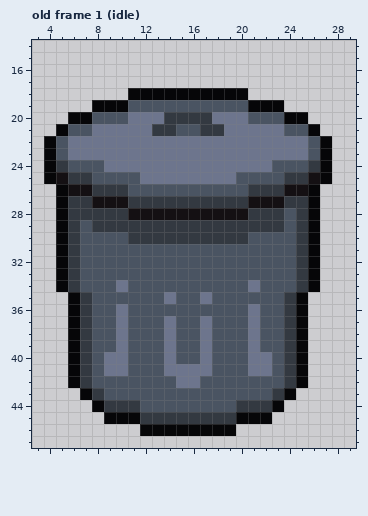
Pixel-art file -- art/trashcan.aseprite. The picture above is the old version.
32x48 pixels, 13 frames. Shown: old frame 1 (idle): x 3..29, y 14..47. The commit also changed other frames, which this record leaves out.
Now the later version:
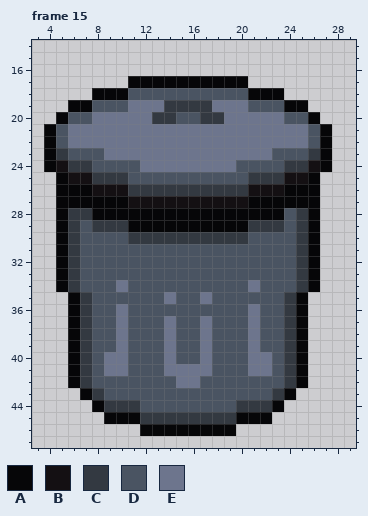
Palette (. is transparent): A #060608  B #141013  C #333941  D #4a5462  E #6d758d
A new or re-ordered frame is compared with the old frame closest to it.
Changes in this commit:
frames 13 -> 22
--- frame 15 is new; against old frame 1 (idle)
@@ x 3..29 @@
 16 ...........................
-17 ...........................
-18 ........AAAAAAAAAA.........
-19 .....AAADDDDDDDDDDAAA......
-20 ...AADDDEEECCCCEEEDDDAA....
-21 ..ADDEEEEECCDDCCEEEEEDDA...
+17 ........AAAAAAAAAA.........
+18 .....AAADDDDDDDDDDAAA......
+19 ...AADDDEEECCCCEEEDDDAA....
+20 ..ADDEEEEECCDDCCEEEEEDDA...
+21 .ADEEEEEEEEEEEEEEEEEEEEDA..
 22 .ADEEEEEEEEEEEEEEEEEEEEDA..
-23 .ADEEEEEEEEEEEEEEEEEEEEDA..
-24 .ACDDDEEEEEEEEEEEEEEDDDCA..
-25 .ABCCDDDDEEEEEEEEDDDDCCBA..
-26 ..ABBCCCDDDDDDDDDDCCCBBA...
-27 ..ACCBBBCCCCCCCCCCBBBCCA...
-28 ..ACCCCCBBBBBBBBBBCCCDCA...
-29 ..ACDCCCCCCCCCCCCCCCCDCA...
+23 .ACDDDEEEEEEEEEEEEEEDDDCA..
+24 .ABCCDDDDEEEEEEEEDDDDCCBA..
+25 ..ABBCCCDDDDDDDDDDCCCBBA...
+26 ..AAABBBCCCCCCCCCCBBBAAA...
+27 ..AAAAAABBBBBBBBBBAAAAAA...
+28 ..ACCAAAAAAAAAAAAAAAADCA...
+29 ..ACDCCCAAAAAAAAAACCCDCA...
 30 ..ACDDDDCCCCCCCCCCDDDDCA...
